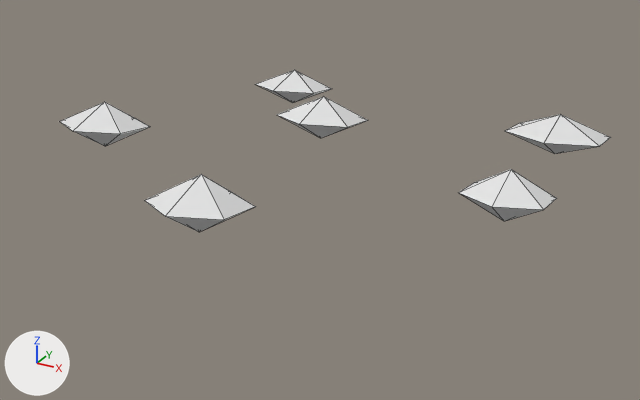
The OBJ model assets/meshes/RafflesiaBeast/RafflesiaBeast_Wart_Petal1.obj as it was, and as the next commit left it.
Camera for both pictures: a 50 mm camera at (5.28, -10.02, 4.07) aimed at (-0.02, -0.38, -0.75). The axes (+X, +Y, +Z) are drawn at lower left. The lights are the same throughout. The first picture is the older version. Mesh edges are drawn as thin lines. Where no turn or scale is listed for an object, it has been applied to the vertices. Vertices at exactly the same position are counted once.

Names of what the first picture shows: 'RafflesiaBeast_Wart_Petal1'.
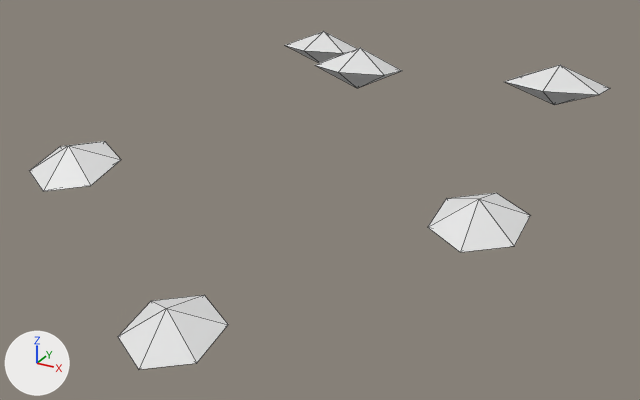
What differs and where, as boxes [x1, y1, x2, y2] in the pictures (640 x 400 px; the box of a moved part takes in the faces that stretch with it):
'RafflesiaBeast_Wart_Petal1', reshaped (108% taller): before [60, 70, 611, 232]; after [29, 31, 610, 369]
part 1 of me_rafflesiabeast_wart_petal1, moved or reshaped: before [256, 70, 331, 103]; after [285, 31, 358, 63]
part 2 of me_rafflesiabeast_wart_petal1, moved or reshaped: before [505, 114, 611, 154]; after [504, 65, 610, 105]
part 3 of me_rafflesiabeast_wart_petal1, moved or reshaped: before [276, 96, 367, 138]; after [315, 48, 402, 88]
part 4 of me_rafflesiabeast_wart_petal1, deleted: before [60, 102, 150, 146]
part 5 of me_rafflesiabeast_wart_petal1, deleted: before [145, 174, 256, 232]
part 6 of me_rafflesiabeast_wart_petal1, deleted: before [458, 169, 557, 221]
part 7 of me_rafflesiabeast_wart_petal1, added: after [428, 193, 531, 252]
part 8 of me_rafflesiabeast_wart_petal1, added: after [29, 141, 121, 191]
part 9 of me_rafflesiabeast_wart_petal1, added: after [118, 295, 228, 369]

What the commit changed:
me_rafflesiabeast_wart_petal1 is used by ob_rafflesiabeast_wart_petal1; location (0.0, 0.0, 0.0).
me_rafflesiabeast_wart_petal1 had 48 vertices, 72 faces and spanned x -3.24..3.24, y -4.08..4.08, z -0.8..0.8.
me_rafflesiabeast_wart_petal1 now has 48 vertices, 72 faces and spans x -3.1..3.1, y -4.71..4.71, z -0.89..0.89.
me_rafflesiabeast_wart_petal1 part 1: the loose piece of 8 vertices spanning x -3.24..-2.03, y 2.7..4.08, z -0.8..-0.21 is moved by (0.26, 0.62, 0.61).
me_rafflesiabeast_wart_petal1 part 2: the loose piece of 8 vertices spanning x 1.67..3.06, y 1.81..3.4, z -0.62..-0.03 is moved by (-0.14, 0.23, 0.67).
me_rafflesiabeast_wart_petal1 part 3: the loose piece of 8 vertices spanning x -1.0..0.13, y -0.2..1.09, z -0.18..0.41 is moved by (0.06, 1.01, 0.48).
me_rafflesiabeast_wart_petal1 part 4: the loose piece of 8 vertices spanning x -3.15..-2.12, y -2.15..-0.96, z -0.05..0.55 is deleted.
me_rafflesiabeast_wart_petal1 part 5: the loose piece of 8 vertices spanning x -0.11..0.84, y -4.08..-2.99, z 0.21..0.8 is deleted.
me_rafflesiabeast_wart_petal1 part 6: the loose piece of 8 vertices spanning x 2.29..3.24, y -1.7..-0.61, z -0.11..0.49 is deleted.
Part 7, on me_rafflesiabeast_wart_petal1:
8 vertices are added at x 2.15..3.1, y -2.19..-1.12, z -0.24..0.34.
12 new faces join them.
Part 8, on me_rafflesiabeast_wart_petal1:
8 vertices are added at x -3.1..-2.06, y -2.82..-1.66, z -0.38..0.2.
12 new faces join them.
Part 9, on me_rafflesiabeast_wart_petal1:
8 vertices are added at x -0.05..0.9, y -4.71..-3.64, z -0.89..-0.31.
12 new faces join them.
